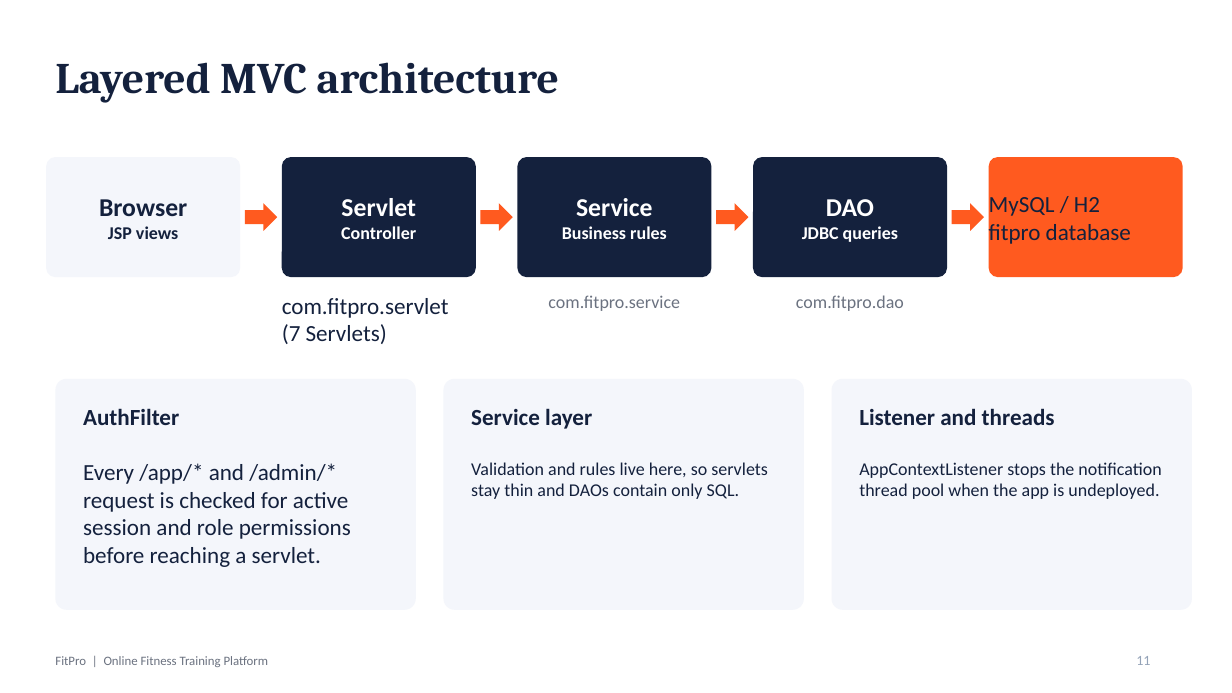
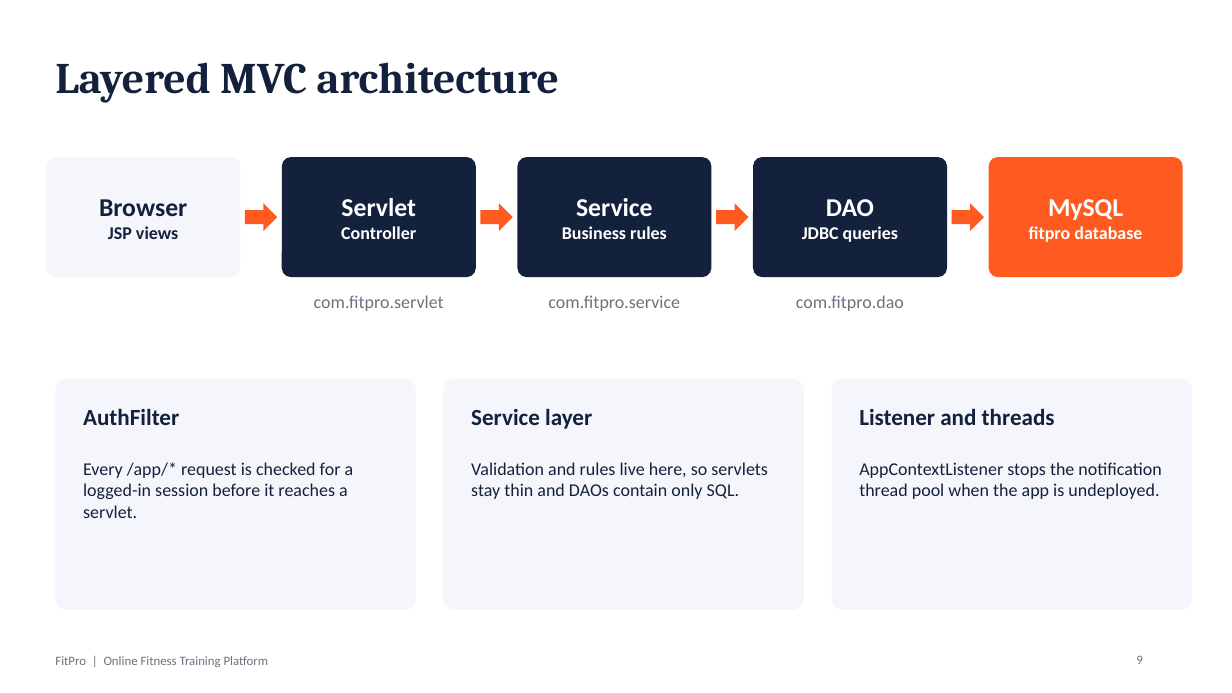
Before and after one commit to adiithakurr110/FitPro-Fitness-Platform, a slide deck: slide 9 of docs/FitPro_Final_Presentation.pptx (slide 11 before the commit). Drawn at 1232x693 pixels with LibreOffice and Linux fonts; fonts in the diff are those of the drawing. Boxes give left, top, right and bottom in pixels: in the first picture for what was removed or moved away, otherwise in the second. Text is boxed around its words. In the diff, an @@ line names an element or a change of style, - is before the commit and + after.

```diff
--- a/docs/FitPro_Final_Presentation.pptx
+++ b/docs/FitPro_Final_Presentation.pptx
@@ text at (1048,199,1123,220): text changed; size 18 to 20 pt; text colour #14213D to #FFFFFF; bold on @@
-MySQL / H2
+MySQL
@@ text at (1029,226,1142,242): size 18 to 14 pt, text colour #14213D to #FFFFFF, bold on in "fitpro database"; alignment left to centre @@
@@ text "com.fitpro.servlet" at (314,295,444,311): size 18 to 14 pt, text colour #14213D to #6B7280; alignment left to centre @@
@@ text at (282,324,387,344): paragraph removed @@
-(7 Servlets)
@@ text at (83,462,354,518): text changed; size 18 to 14 pt @@
-Every /app/* and /admin/* request is checked for active session and role permissions before reaching a servlet.
+Every /app/* request is checked for a logged-in session before it reaches a servlet.
@@ page number at (1136,656,1142,664): text changed; size 11 to 10 pt; text colour #94A3B8 to #6B7280 @@
-11
+9
```
Also in this commit, not shown: 15 other slides changed, 1 slide added, 6 slides removed, 1 other file.
